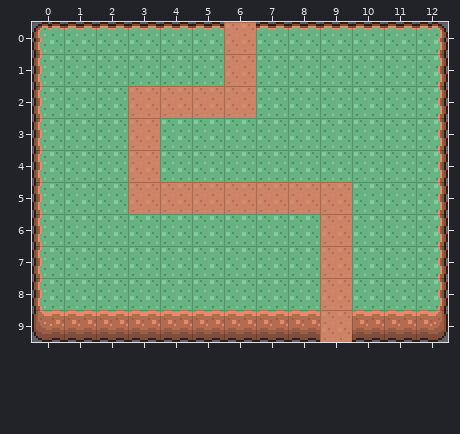
Tiled map, stored at maps/testMap2.tmx. That is the earlier state.
Cells are 16x16 px. Shown: x 0..12, y 0..9. The old version is drawn lined up with the new one.
The result:
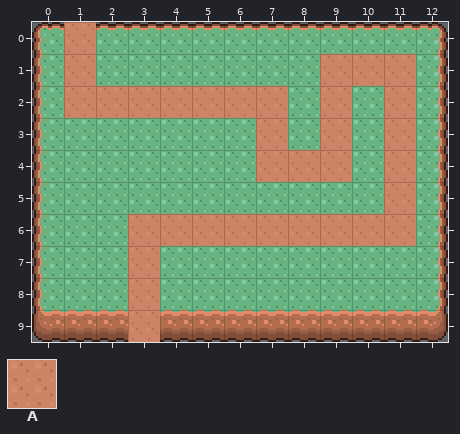
Key: from "tiles": A 41.
_ is an empty cell, . an unchanged one.
Edits made:
map size 13x13 -> 13x10 cells
--- layer "Path"
@@ x 1..11 @@
- 0 _....A.....
- 1 _....A..___
- 2 __...._._._
- 3 ..A..._._._
- 4 ..A...___._
- 5 ..AAAAAAA._
- 6 ..______.__
- 7 .._.....A..
- 8 .._.....A..
- 9 .._.....A..
+ 0 A...._.....
+ 1 A...._..AAA
+ 2 AA....A.A.A
+ 3 .._...A.A.A
+ 4 .._...AAA.A
+ 5 .._______.A
+ 6 ..AAAAAA.AA
+ 7 ..A....._..
+ 8 ..A....._..
+ 9 ..A....._..
Boxes around the changes in both pictures, in picture pixels (x1, y1, x2, y2):
changed: (64, 22, 416, 342)
